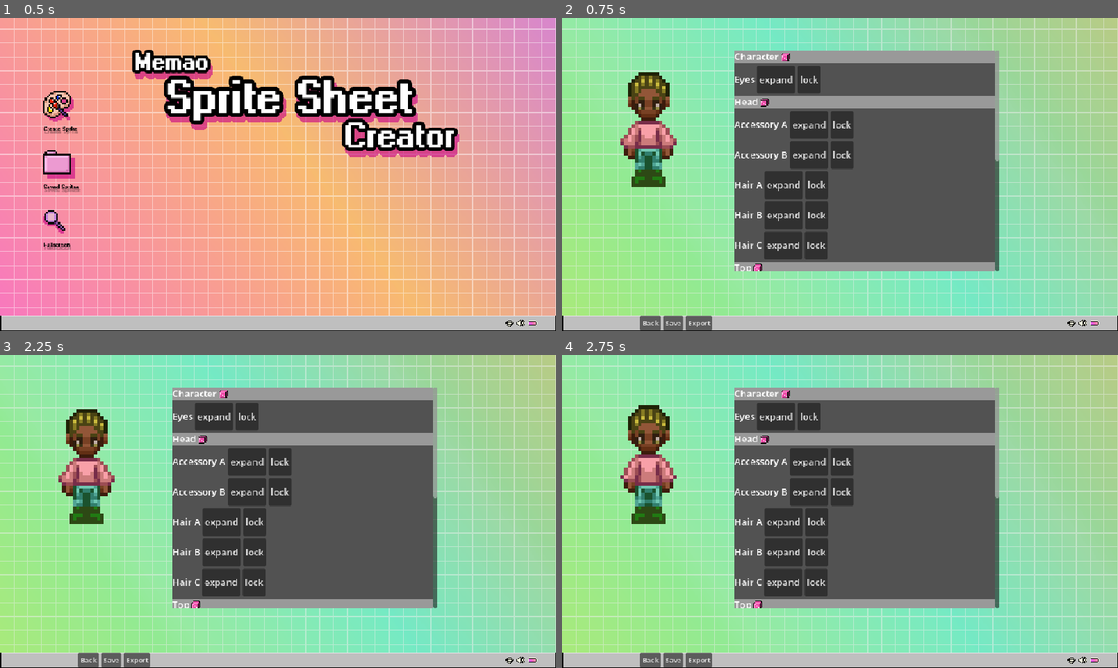
Above: before the commit, frames 1-4 (two rows, left to right).
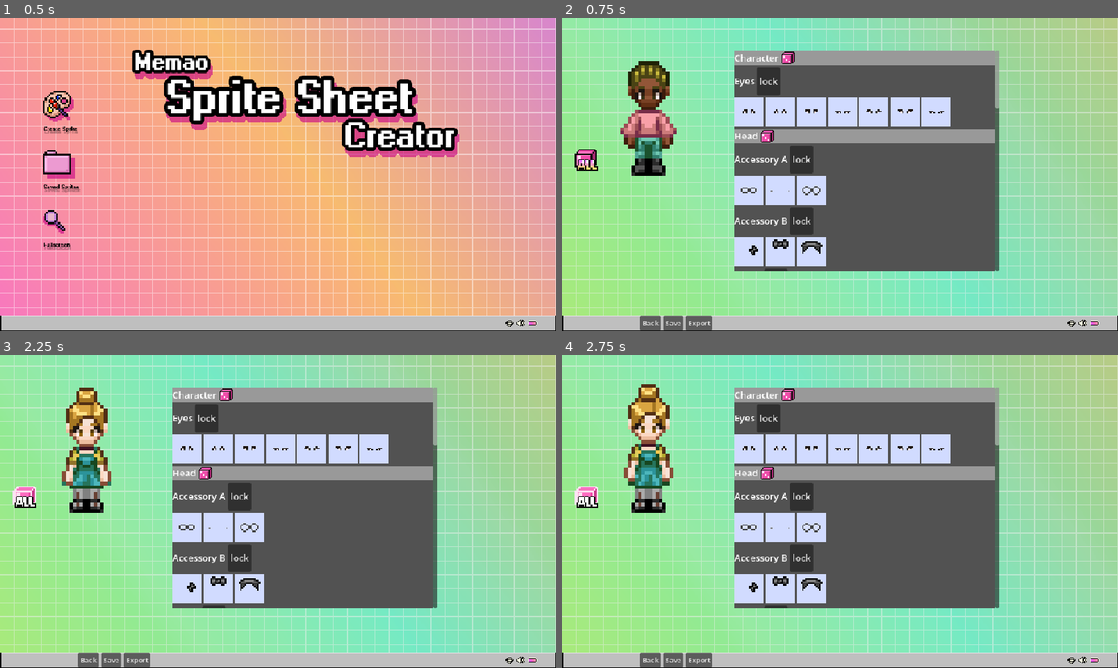
Above: after the commit, the same moments.

Repository: Sleeping-Robot-Games/memao-sprite-sheet-creator
Game: Godot game, scene res://Destop/desktop.tscn
Same seed, same stepped clock (60 frames per second), same inputs: the game is played once before the commit and once after it.
Inputs (mouse positions are in pixels of both pictures, inside the frame that each line leads up to):
- Up to frame 1 (0.5 s): no input
- Up to frame 2 (0.75 s): click (617, 105) at 0.5 s
- Up to frame 3 (2.25 s): click (222, 392) at 1.27 s; click (22, 495) at 2.02 s
- Up to frame 4 (2.75 s): no input

Frame 1 is identical in both runs. In frame 2, 16% of the frame differs, in the area x 2-79%, y 10-81%; in frame 3, 17%; in frame 4, 17%, in the area x 2-79%, y 9-81%.

Commit message:
sprite buttons set the sprite textures now

Diff:
--- a/SavedSprites/sprite_selection_button.gd
+++ b/SavedSprites/sprite_selection_button.gd
@@ -1,13 +1,26 @@
 extends Button
 
+@onready var sprite_creator = get_node("/root/SpriteCreate")
+
+var file_path
+var sprite
+
 var sprite_reference_atlas_dict = {
-	'Eyes': Rect2(15, 9, 18, 18)
+	'Eyes': Rect2(15, 9, 18, 18),
+	'AccessoryA': Rect2(15, 9, 18, 18),
+	'AccessoryB': Rect2(15, 5, 18, 18),
+	'AccessoryC': Rect2(15, 9, 18, 18),
+	'HairA': Rect2(15, 5, 18, 18),
+	'HairB': Rect2(8, 3, 32, 32),
+	'HairC': Rect2(11, 3, 26, 26),
 }
 
 func _ready():
 	pass
 
-func set_sprite(sprite: String, file_path: String):
+func set_sprite(_sprite: String, _file_path: String):
+	sprite = _sprite
+	file_path = _file_path
 	var atlas_texture := AtlasTexture.new()
 	atlas_texture.atlas = load(file_path)
 
@@ -17,3 +30,7 @@
 		atlas_texture.region = Rect2(0, 0, 48, 48)
 
 	$TextureRect.texture = atlas_texture
+
+
+func _on_pressed() -> void:
+	sprite_creator.set_sprite_texture(sprite, file_path)
--- a/SavedSprites/sprite_selection_button.tscn
+++ b/SavedSprites/sprite_selection_button.tscn
@@ -1,14 +1,14 @@
 [gd_scene load_steps=5 format=3 uid="uid://bucmckawi02sh"]
 
-[ext_resource type="Texture2D" uid="uid://cfpjq3j6syoxi" path="res://Assets/Character/16x32/Eyes/eyes_001.png" id="1_l153c"]
 [ext_resource type="Script" uid="uid://p48qroey01kd" path="res://SavedSprites/sprite_selection_button.gd" id="1_sbods"]
+[ext_resource type="Texture2D" uid="uid://whfgo7a2iq2g" path="res://Assets/Character/16x32/HairB/hairb_004.png" id="2_sbods"]
 
 [sub_resource type="StyleBoxFlat" id="StyleBoxFlat_sbods"]
 bg_color = Color(0.820373, 0.859954, 1, 1)
 
 [sub_resource type="AtlasTexture" id="AtlasTexture_iwywa"]
-atlas = ExtResource("1_l153c")
-region = Rect2(15, 9, 18, 18)
+atlas = ExtResource("2_sbods")
+region = Rect2(8, 3, 32, 32)
 
 [node name="SpriteSelectionButton" type="Button"]
 custom_minimum_size = Vector2(50, 50)
@@ -22,3 +22,5 @@
 offset_right = 49.0
 offset_bottom = 49.0
 texture = SubResource("AtlasTexture_iwywa")
+
+[connection signal="pressed" from="." to="." method="_on_pressed"]
--- a/SavedSprites/sprite_selection_section.gd
+++ b/SavedSprites/sprite_selection_section.gd
@@ -1,4 +1,3 @@
-@tool
 extends VBoxContainer
 
 @export var part: String = ""
@@ -18,10 +17,13 @@
 	if part:
 		var folder_path = "res://Assets/Character/16x32/"+part
 		for sprite in g.files_in_dir(folder_path):
+			if '000' in sprite:
+				continue
 			var new_sprite_selection_button = sprite_selection_button_scene.instantiate()
 			var file_path = folder_path + "/" + sprite
 			new_sprite_selection_button.set_sprite(part, file_path)
 			$Selections.add_child(new_sprite_selection_button)
 
-func _on_expand_pressed() -> void:
-	$Selections.visible = !$Selections.visible
+func _on_gui_input(event: InputEvent) -> void:
+	if event is InputEventMouseButton and event.pressed and event.button_index == MOUSE_BUTTON_LEFT:
+		$Selections.visible = !$Selections.visible
--- a/SavedSprites/sprite_selection_section.tscn
+++ b/SavedSprites/sprite_selection_section.tscn
@@ -14,16 +14,11 @@
 layout_mode = 2
 text = "Eyes"
 
-[node name="Expand" type="Button" parent="Header"]
-layout_mode = 2
-text = "expand"
-
 [node name="Lock" type="Button" parent="Header"]
 layout_mode = 2
 text = "lock"
 
 [node name="Selections" type="HFlowContainer" parent="."]
-visible = false
 layout_mode = 2
 
-[connection signal="pressed" from="Header/Expand" to="." method="_on_expand_pressed"]
+[connection signal="gui_input" from="." to="." method="_on_gui_input"]
--- a/SpriteCreate/sprite_create.gd
+++ b/SpriteCreate/sprite_create.gd
@@ -222,9 +222,6 @@
 func get_sprite_number_from_name(sprite_name):
 	return sprite_state[sprite_name].substr(len(sprite_state[sprite_name]) - 7, 3)
 
-func _on_Random_button_up():
-	create_random_character()
-
 func _on_Turn_button_up(direction):
 	var animations = ['idle_front', 'idle_right', 'idle_back', 'idle_left']
 	current_animation += direction
@@ -297,5 +294,5 @@
 	s_g.export_spritesheet()
 
 
-func _on_texture_button_pressed() -> void:
-	pass
+func _on_random_all_pressed() -> void:
+	create_random_character()
--- a/SpriteCreate/sprite_create.tscn
+++ b/SpriteCreate/sprite_create.tscn
@@ -1,11 +1,16 @@
-[gd_scene load_steps=9 format=3 uid="uid://bgpa540vv560k"]
+[gd_scene load_steps=14 format=3 uid="uid://bgpa540vv560k"]
 
 [ext_resource type="Script" uid="uid://dcw2vi1hcypja" path="res://SpriteCreate/sprite_create.gd" id="1_5ealw"]
 [ext_resource type="Texture2D" uid="uid://dgef8c7ared1j" path="res://Assets/Ui/BGs/Bg_002.png" id="1_ls05x"]
 [ext_resource type="PackedScene" uid="uid://dx6pcfu1ca8vo" path="res://Shared/task_bar.tscn" id="2_yrjhp"]
 [ext_resource type="PackedScene" uid="uid://bxc4l6ko7ylhh" path="res://character_sprites/character_sprites.tscn" id="3_3w578"]
+[ext_resource type="Texture2D" uid="uid://c8ho8txb4ns1l" path="res://Assets/Ui/diceallnormal.png" id="5_5nlvk"]
 [ext_resource type="Texture2D" uid="uid://btmwsophk7wnd" path="res://Assets/Ui/dicenormal.png" id="6_ibenw"]
 [ext_resource type="PackedScene" uid="uid://ictyebcbg70b" path="res://SavedSprites/sprite_selection_section.tscn" id="6_iwywa"]
+[ext_resource type="Texture2D" uid="uid://bx4n405n0s5st" path="res://Assets/Ui/diceallpressed.png" id="6_yjyj0"]
+[ext_resource type="Texture2D" uid="uid://b2unle2jjkqa3" path="res://Assets/Ui/diceallhover.png" id="7_ivv6o"]
+[ext_resource type="Texture2D" uid="uid://dhh46y2jd8ogg" path="res://Assets/Ui/dicealldisabled.png" id="8_7i26d"]
+[ext_resource type="Texture2D" uid="uid://4kc8i2ayypog" path="res://Assets/Ui/diceallfocus.png" id="9_l20ww"]
 
 [sub_resource type="StyleBoxFlat" id="StyleBoxFlat_updko"]
 bg_color = Color(0.321728, 0.321728, 0.321728, 1)
@@ -23,8 +28,20 @@
 [node name="TaskBar" parent="." instance=ExtResource("2_yrjhp")]
 
 [node name="CharacterSprites" parent="." instance=ExtResource("3_3w578")]
-position = Vector2(149, 189)
+position = Vector2(149, 170)
 scale = Vector2(6, 6)
+
+[node name="RandomAll" type="TextureButton" parent="."]
+offset_left = 22.0
+offset_top = 223.0
+offset_right = 62.0
+offset_bottom = 263.0
+texture_normal = ExtResource("5_5nlvk")
+texture_pressed = ExtResource("6_yjyj0")
+texture_hover = ExtResource("7_ivv6o")
+texture_disabled = ExtResource("8_7i26d")
+texture_focused = ExtResource("9_l20ww")
+stretch_mode = 0
 
 [node name="ScrollContainer" type="ScrollContainer" parent="."]
 offset_left = 297.0
@@ -53,9 +70,10 @@
 text = "Character"
 
 [node name="TextureButton" type="TextureButton" parent="ScrollContainer/PanelContainer/VBoxContainer/CharacterHeader/HBoxContainer"]
+custom_minimum_size = Vector2(25, 25)
 layout_mode = 2
 texture_normal = ExtResource("6_ibenw")
-stretch_mode = 3
+stretch_mode = 0
 
 [node name="Section" parent="ScrollContainer/PanelContainer/VBoxContainer" instance=ExtResource("6_iwywa")]
 layout_mode = 2
@@ -72,9 +90,10 @@
 text = "Head"
 
 [node name="TextureButton" type="TextureButton" parent="ScrollContainer/PanelContainer/VBoxContainer/HeadHeader/HBoxContainer"]
+custom_minimum_size = Vector2(25, 25)
 layout_mode = 2
 texture_normal = ExtResource("6_ibenw")
-stretch_mode = 3
+stretch_mode = 0
 
 [node name="Section3" parent="ScrollContainer/PanelContainer/VBoxContainer" instance=ExtResource("6_iwywa")]
 layout_mode = 2
@@ -108,9 +127,10 @@
 text = "Top"
 
 [node name="TextureButton" type="TextureButton" parent="ScrollContainer/PanelContainer/VBoxContainer/TopHeader/HBoxContainer"]
+custom_minimum_size = Vector2(25, 25)
 layout_mode = 2
 texture_normal = ExtResource("6_ibenw")
-stretch_mode = 3
+stretch_mode = 0
 
 [node name="Section7" parent="ScrollContainer/PanelContainer/VBoxContainer" instance=ExtResource("6_iwywa")]
 layout_mode = 2
@@ -140,9 +160,10 @@
 text = "Top"
 
 [node name="TextureButton" type="TextureButton" parent="ScrollContainer/PanelContainer/VBoxContainer/BottomHeader/HBoxContainer"]
+custom_minimum_size = Vector2(25, 25)
 layout_mode = 2
 texture_normal = ExtResource("6_ibenw")
-stretch_mode = 3
+stretch_mode = 0
 
 [node name="Section11" parent="ScrollContainer/PanelContainer/VBoxContainer" instance=ExtResource("6_iwywa")]
 layout_mode = 2
@@ -155,3 +176,5 @@
 [node name="Section13" parent="ScrollContainer/PanelContainer/VBoxContainer" instance=ExtResource("6_iwywa")]
 layout_mode = 2
 part = "Shoes"
+
+[connection signal="pressed" from="RandomAll" to="." method="_on_random_all_pressed"]
--- a/character_sprites/character_sprites.tscn
+++ b/character_sprites/character_sprites.tscn
@@ -1,7 +1,6 @@
-[gd_scene load_steps=33 format=3 uid="uid://bxc4l6ko7ylhh"]
+[gd_scene load_steps=36 format=3 uid="uid://bxc4l6ko7ylhh"]
 
 [ext_resource type="Script" uid="uid://ckdtxs12w3adq" path="res://character_sprites/character_sprites.gd" id="1_jm7ug"]
-[ext_resource type="Shader" uid="uid://dcm0vkx1arym5" path="res://character_sprites/palette_swap.gdshader" id="1_tll5h"]
 [ext_resource type="Texture2D" uid="uid://b3o3rv0ohwikm" path="res://Assets/Character/16x32/AccessoryA/accessorya_000.png" id="2_jm7ug"]
 [ext_resource type="Texture2D" uid="uid://c62pwwrsp7xfs" path="res://Assets/Character/16x32/AccessoryB/accessoryb_000.png" id="3_rb4ib"]
 [ext_resource type="Texture2D" uid="uid://bam8wdmkxs4xw" path="res://Assets/Character/16x32/AccessoryC/accessoryc_000.png" id="4_e3hl8"]
@@ -9,7 +8,8 @@
 [ext_resource type="Texture2D" uid="uid://bi61237t8joln" path="res://Assets/Character/16x32/Body/body.png" id="6_qp411"]
 [ext_resource type="Texture2D" uid="uid://caifl28e88uj3" path="res://Assets/Character/16x32/BottomA/bottoma_001.png" id="7_pnu84"]
 [ext_resource type="Texture2D" uid="uid://djr3k2cf1t50c" path="res://Assets/Character/16x32/BottomB/bottomb_000.png" id="8_mbi0t"]
-[ext_resource type="Texture2D" uid="uid://cfpjq3j6syoxi" path="res://Assets/Character/16x32/Eyes/eyes_001.png" id="9_fe2mq"]
+[ext_resource type="Texture2D" uid="uid://dgesd16jxwle0" path="res://Assets/Palettes/Eye/palette.png" id="9_jm7ug"]
+[ext_resource type="Texture2D" uid="uid://bjgvs3q3b64st" path="res://Assets/Character/16x32/Eyes/eyes_003.png" id="10_rb4ib"]
 [ext_resource type="Texture2D" uid="uid://c1c0gu7upvg6f" path="res://Assets/Character/16x32/HairA/haira_001.png" id="10_sca4p"]
 [ext_resource type="Texture2D" uid="uid://w1ohodsdtg0g" path="res://Assets/Character/16x32/HairB/hairb_000.png" id="11_8tfn3"]
 [ext_resource type="Texture2D" uid="uid://cgw6mmmocdvx0" path="res://Assets/Character/16x32/HairC/hairc_000.png" id="12_rcyqq"]
@@ -25,8 +25,45 @@
 [ext_resource type="Animation" path="res://character_sprites/idle_right.tres" id="22_7nmmt"]
 [ext_resource type="Animation" path="res://character_sprites/idle_front.tres" id="23_23jt7"]
 
+[sub_resource type="Shader" id="Shader_e3hl8"]
+code = "shader_type canvas_item;
+render_mode unshaded;
+
+uniform sampler2D palette : source_color;
+
+uniform int total_rows = 4;
+uniform int total_columns = 4;
+uniform int color_row = 1;
+uniform vec4 parent_modulation = vec4(1.0, 1.0, 1.0, 1.0);
+
+void fragment() {
+    vec4 old_color = texture(TEXTURE, UV);
+    vec4 final_color = old_color;
+
+    // Only remap colors that are true grayscale (r ≈ g ≈ b)
+    if (abs(old_color.r - old_color.g) < 0.01 && abs(old_color.g - old_color.b) < 0.01) {
+        float col_index = floor(old_color.r * float(total_columns));
+        float x_coord = (col_index + 0.5) / float(total_columns);
+
+        float y_grayscale = (0.0 + 0.5) / float(total_rows);
+        vec4 gray_sample = texture(palette, vec2(x_coord, y_grayscale));
+
+        float y_color = (float(color_row) + 0.5) / float(total_rows);
+        vec4 color_sample = texture(palette, vec2(x_coord, y_color));
+
+        // Only swap if it closely matches a known grayscale color
+        if (distance(old_color.rgb, gray_sample.rgb) < 0.05) {
+            color_sample.a *= old_color.a;
+            final_color = color_sample;
+        }
+    }
+
+    COLOR = final_color * parent_modulation;
+}
+"
+
 [sub_resource type="ShaderMaterial" id="ShaderMaterial_f1tla"]
-shader = ExtResource("1_tll5h")
+shader = SubResource("Shader_e3hl8")
 shader_parameter/total_rows = 9
 shader_parameter/total_columns = 4
 shader_parameter/color_row = 3
@@ -72,6 +109,51 @@
 [sub_resource type="ShaderMaterial" id="ShaderMaterial_p3fdf"]
 shader = SubResource("Shader_l14hk")
 shader_parameter/total_rows = 9
+shader_parameter/total_columns = 4
+shader_parameter/color_row = 3
+shader_parameter/parent_modulation = Vector4(1, 1, 1, 1)
+
+[sub_resource type="Shader" id="Shader_1yaik"]
+code = "shader_type canvas_item;
+render_mode unshaded;
+
+uniform sampler2D palette : source_color;
+
+uniform int total_rows = 4;
+uniform int total_columns = 4;
+uniform int color_row = 1;
+uniform vec4 parent_modulation = vec4(1.0, 1.0, 1.0, 1.0);
+
+void fragment() {
+    vec4 old_color = texture(TEXTURE, UV);
+    vec4 final_color = old_color;
+
+    // Only remap colors that are true grayscale (r ≈ g ≈ b)
+    if (abs(old_color.r - old_color.g) < 0.01 && abs(old_color.g - old_color.b) < 0.01) {
+        float col_index = floor(old_color.r * float(total_columns));
+        float x_coord = (col_index + 0.5) / float(total_columns);
+
+        float y_grayscale = (0.0 + 0.5) / float(total_rows);
+        vec4 gray_sample = texture(palette, vec2(x_coord, y_grayscale));
+
+        float y_color = (float(color_row) + 0.5) / float(total_rows);
+        vec4 color_sample = texture(palette, vec2(x_coord, y_color));
+
+        // Only swap if it closely matches a known grayscale color
+        if (distance(old_color.rgb, gray_sample.rgb) < 0.05) {
+            color_sample.a *= old_color.a;
+            final_color = color_sample;
+        }
+    }
+
+    COLOR = final_color * parent_modulation;
+}
+"
+
+[sub_resource type="ShaderMaterial" id="ShaderMaterial_qp411"]
+shader = SubResource("Shader_1yaik")
+shader_parameter/palette = ExtResource("9_jm7ug")
+shader_parameter/total_rows = 29
 shader_parameter/total_columns = 4
 shader_parameter/color_row = 3
 shader_parameter/parent_modulation = Vector4(1, 1, 1, 1)
@@ -1025,8 +1107,9 @@
 frame = 2
 
 [node name="Eyes" type="Sprite2D" parent="SpriteHolder"]
-material = SubResource("ShaderMaterial_f1tla")
-texture = ExtResource("9_fe2mq")
+z_index = 2
+material = SubResource("ShaderMaterial_qp411")
+texture = ExtResource("10_rb4ib")
 hframes = 8
 vframes = 8
 frame = 2
--- a/character_sprites/z_index_player_library.json
+++ b/character_sprites/z_index_player_library.json
@@ -1,110 +1,110 @@
 {
   "AccessoryA": {
-    "front": 16,
-    "right": 14,
-    "back": 1,
-    "left": 14
+	"front": 16,
+	"right": 14,
+	"back": 1,
+	"left": 14
   },
   "AccessoryB": {
-    "front": 17,
-    "right": 16,
-    "back": 15,
-    "left": 16
+	"front": 17,
+	"right": 16,
+	"back": 15,
+	"left": 16
   },
   "AccessoryC": {
-    "front": 14,
-    "right": 15,
-    "back": 16,
-    "left": 15
+	"front": 14,
+	"right": 15,
+	"back": 16,
+	"left": 15
   },
   "Arms": {
-    "front": 10,
-    "right": 11,
-    "back": 7,
-    "left": 11
+	"front": 10,
+	"right": 11,
+	"back": 7,
+	"left": 11
   },
   "Body": {
-    "front": 5,
-    "right": 5,
-    "back": 6,
-    "left": 5
+	"front": 5,
+	"right": 5,
+	"back": 6,
+	"left": 5
   },
   "BottomA": {
-    "front": 7,
-    "right": 7,
-    "back": 11,
-    "left": 7
+	"front": 7,
+	"right": 7,
+	"back": 11,
+	"left": 7
   },
   "BottomB": {
-    "front": 9,
-    "right": 9,
-    "back": 13,
-    "left": 9
+	"front": 9,
+	"right": 9,
+	"back": 13,
+	"left": 9
   },
   "Eyes": {
-    "front": 2,
-    "right": 2,
-    "back": 2,
-    "left": 2
+	"front": 2,
+	"right": 2,
+	"back": 2,
+	"left": 2
   },
   "HairA": {
-    "front": 3,
-    "right": 3,
-    "back": 5,
-    "left": 3
+	"front": 3,
+	"right": 3,
+	"back": 5,
+	"left": 3
   },
   "HairB": {
-    "front": 4,
-    "right": 4,
-    "back": 17,
-    "left": 4
+	"front": 4,
+	"right": 4,
+	"back": 17,
+	"left": 4
   },
   "HairC": {
-    "front": 15,
-    "right": 17,
-    "back": 4,
-    "left": 17
+	"front": 15,
+	"right": 17,
+	"back": 4,
+	"left": 17
   },
   "HairD": {
-    "front": 18,
-    "right": 18,
-    "back": 18,
-    "left": 18
+	"front": 18,
+	"right": 18,
+	"back": 18,
+	"left": 18
   },
   "Head": {
-    "front": 1,
-    "right": 1,
-    "back": 3,
-    "left": 1
+	"front": 1,
+	"right": 1,
+	"back": 3,
+	"left": 1
   },
   "JacketA": {
-    "front": 13,
-    "right": 10,
-    "back": 14,
-    "left": 10
+	"front": 13,
+	"right": 10,
+	"back": 14,
+	"left": 10
   },
   "JacketB": {
-    "front": 12,
-    "right": 13,
-    "back": 10,
-    "left": 13
+	"front": 12,
+	"right": 13,
+	"back": 10,
+	"left": 13
   },
   "Shoes": {
-    "front": 6,
-    "right": 6,
-    "back": 8,
-    "left": 6
+	"front": 6,
+	"right": 6,
+	"back": 8,
+	"left": 6
   },
   "TopA": {
-    "front": 8,
-    "right": 8,
-    "back": 12,
-    "left": 8
+	"front": 8,
+	"right": 8,
+	"back": 12,
+	"left": 8
   },
   "TopB": {
-    "front": 11,
-    "right": 12,
-    "back": 9,
-    "left": 12
+	"front": 11,
+	"right": 12,
+	"back": 9,
+	"left": 12
   }
 }
